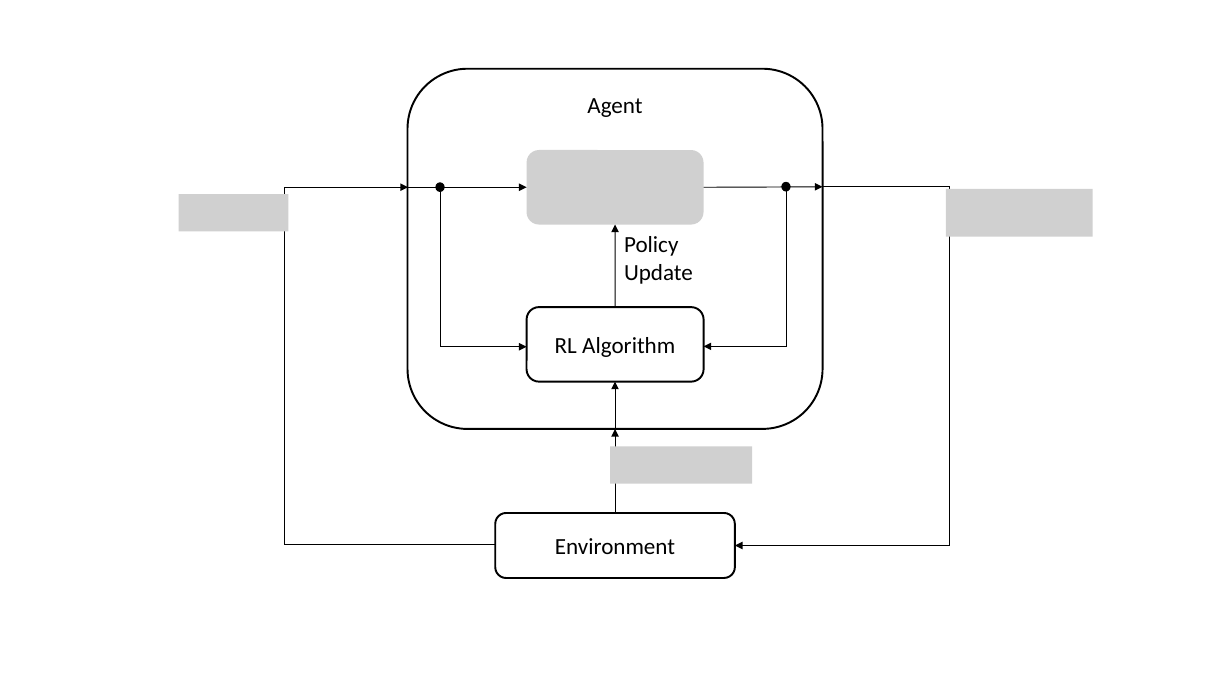
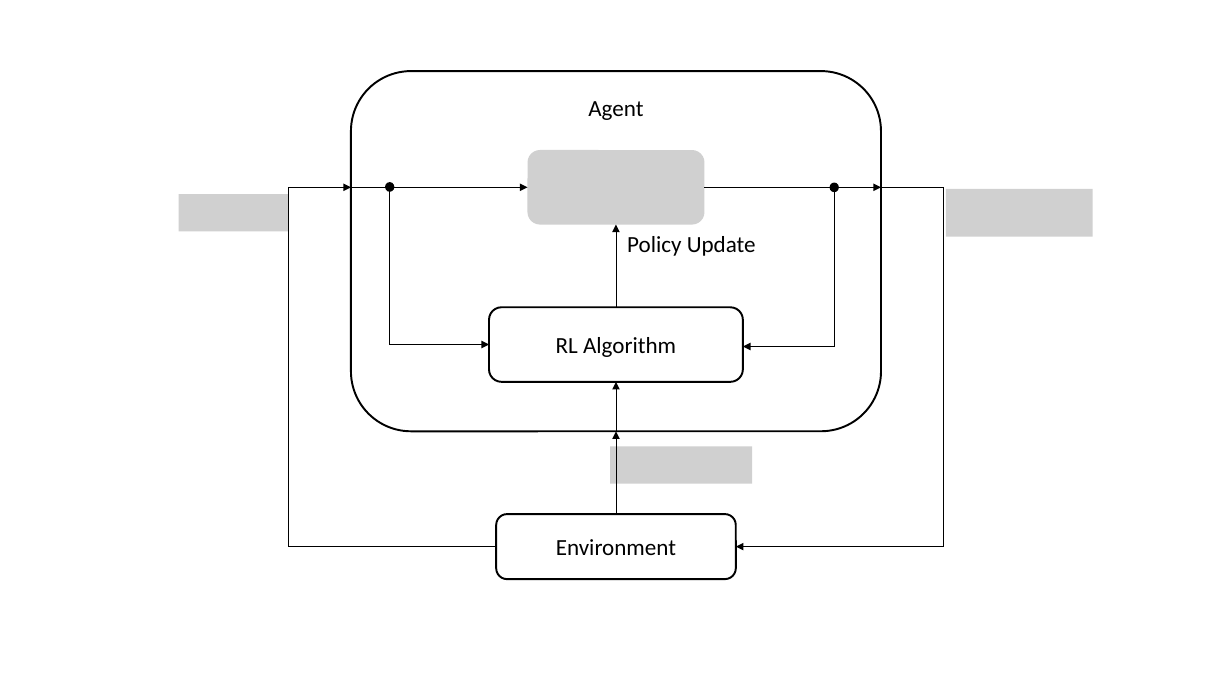
Before and after one commit to kristina29/social-rl, a slide deck: slide 1 of thesis/figures/figures.pptx. Drawn at 1232x693 pixels with LibreOffice and Linux fonts; fonts in the diff are those of the drawing; grey boxes stand for pictures. Boxes give left, top, right and bottom in pixels: in the first picture for what was removed or moved away, otherwise in the second. Text is boxed around its words. In the diff, an @@ line names an element or a change of style, - is before the commit and + after.

```diff
--- a/thesis/figures/figures.pptx
+++ b/thesis/figures/figures.pptx
@@ rounded rectangle "Agent": place and size @@
-rounded rectangle "Agent" at [408,68,823,429]
+rounded rectangle "Agent" at [351,71,882,432]
@@ line removed from (285, 188) to (285, 544) @@
@@ arrow moved from (285, 188) - (409, 188) to (288, 188) - (351, 188) @@
@@ elbow line added from (496, 547) to (288, 187), #000000 0.75 pt @@
@@ arrow moved from (408, 188) - (527, 188) to (351, 188) - (528, 188) @@
@@ ellipse: place and size @@
-ellipse at [436,183,445,191]
+ellipse at [385,183,394,191]
@@ elbow arrow moved from (440, 191) - (527, 347) to (390, 191) - (489, 345) @@
@@ arrow moved from (703, 188) - (823, 187) to (704, 188) - (882, 188) @@
@@ elbow arrow moved from (949, 187) - (735, 545) to (736, 547) - (944, 187) @@
@@ elbow arrow (736, 547) - (944, 187): arrowheads changed @@
@@ elbow arrow moved from (787, 191) - (703, 347) to (835, 191) - (743, 347) @@
@@ ellipse: place and size @@
-ellipse at [782,183,790,191]
+ellipse at [831,183,839,191]
@@ line moved from (823, 187) - (949, 187) to (882, 188) - (944, 188) @@
@@ line (882, 188) - (944, 188): stroke #000000 0.5 pt to #000000 0.75 pt @@
@@ text "Policy Update" rewrapped from [624,236,693,284] to [627,236,756,256] @@
@@ rounded rectangle "RL Algorithm": place and size @@
-rounded rectangle "RL Algorithm" at [527,307,704,382]
+rounded rectangle "RL Algorithm" at [489,308,743,383]
@@ line removed from (285, 544) to (495, 544) @@
```
Also in this commit, not shown: 3 other files.
